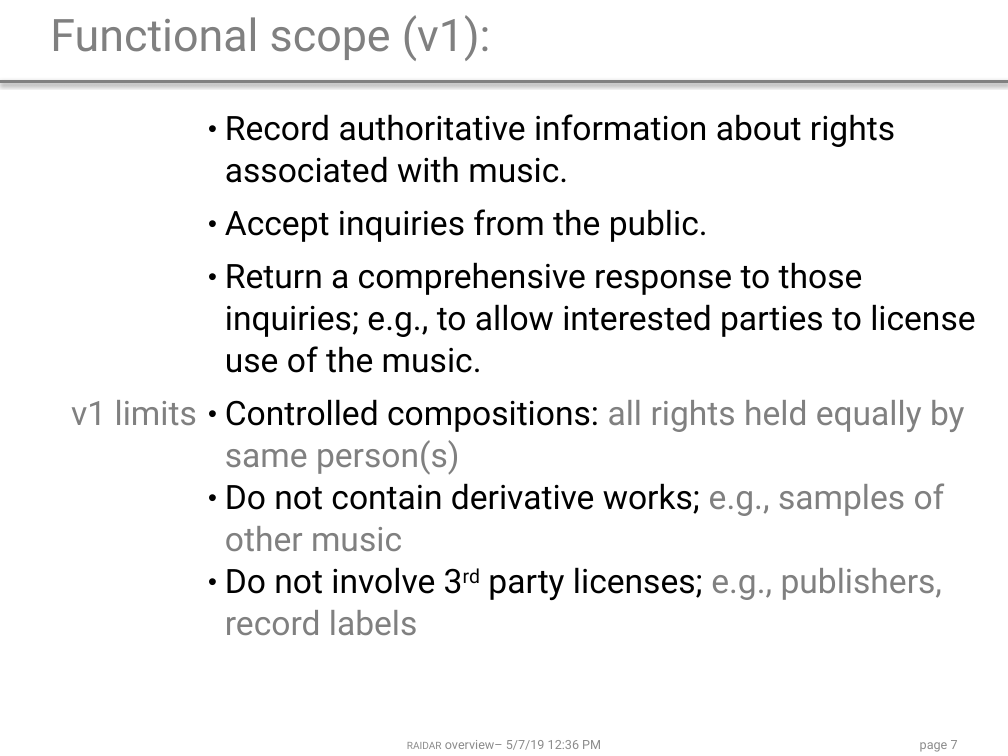
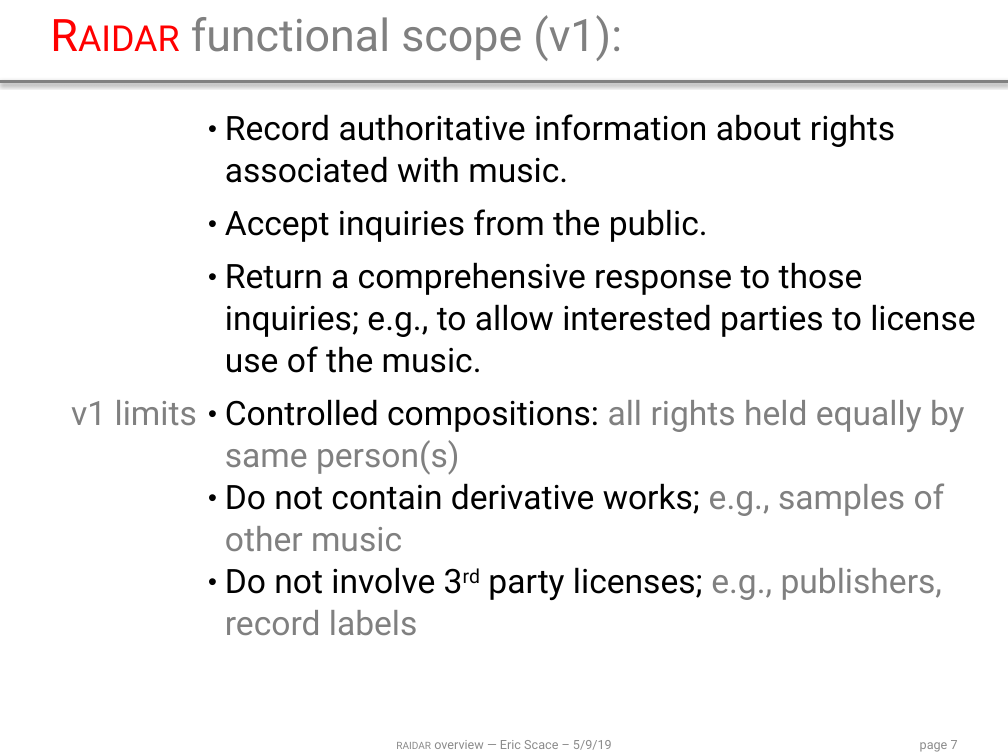
Before and after one commit to ldnovak/RAIDAR, a slide deck: slide 7 of docs/2019 05 10 presentation/2019 05 10 overview.pptx. Drawn at 1008x756 pixels with LibreOffice and Linux fonts; fonts in the diff are those of the drawing. Boxes give left, top, right and bottom in pixels: in the first picture for what was removed or moved away, otherwise in the second. Text is boxed around its words. In the diff, an @@ line names an element or a change of style, - is before the commit and + after.

```diff
--- a/docs/2019 05 10 presentation/2019 05 10 overview.pptx
+++ b/docs/2019 05 10 presentation/2019 05 10 overview.pptx
@@ title at box(191, 15, 622, 61): text changed @@
-Functional scope (v1):
+Raidar functional scope (v1):
@@ text at box(396, 740, 612, 750): text changed @@
-raidar overview– 5/7/19 12:36 PM
+raidar overview — Eric Scace – 5/9/19
```
Also in this commit, not shown: 15 other slides changed.
